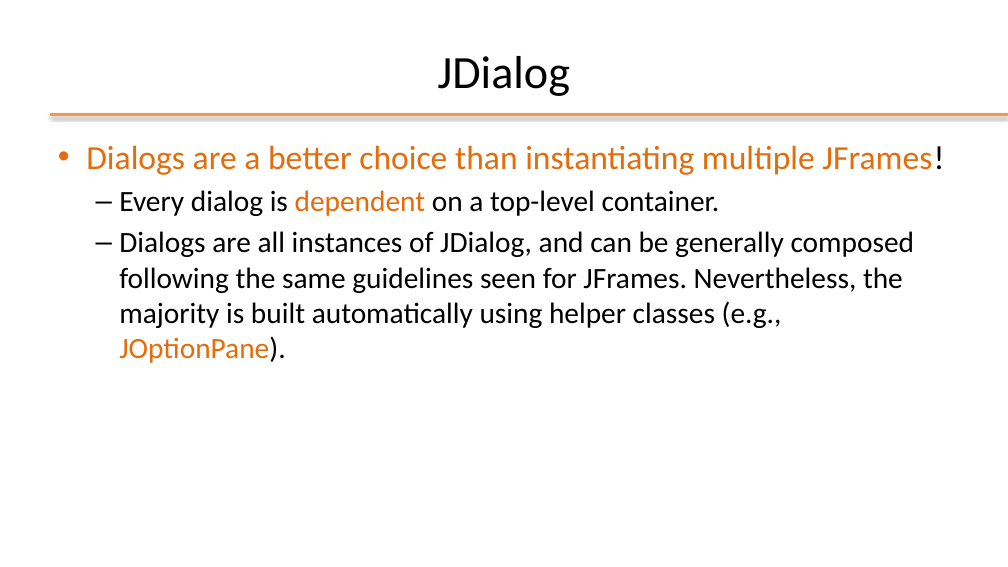
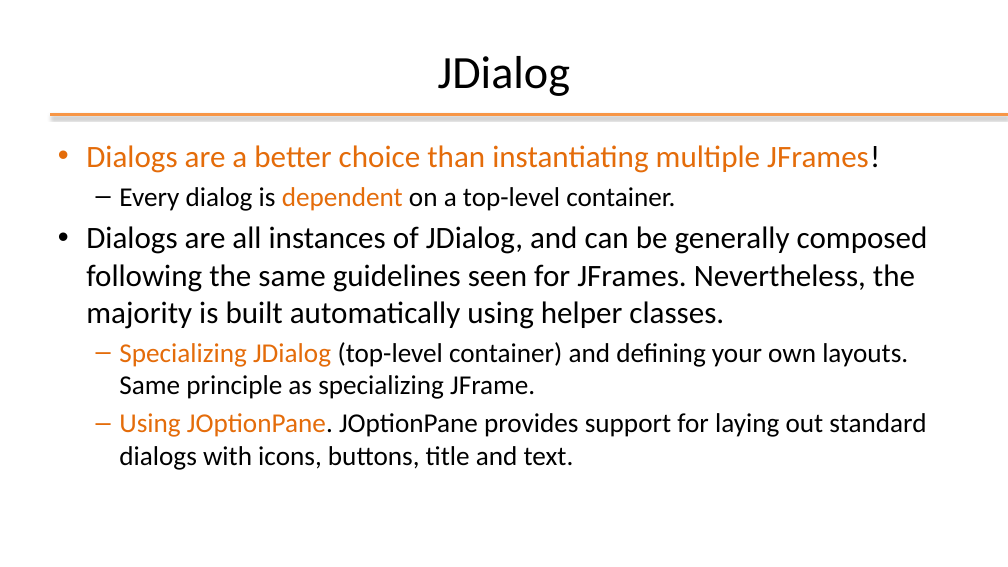
Before and after one commit to plctechnician/ooprogramming, a slide deck: slide 22 of java/slides/ppt/09 - Java Swing Framework.pptx. Drawn at 1008x567 pixels with LibreOffice and Linux fonts; fonts in the diff are those of the drawing; background and template pictures are left out. Boxes give left, top, right and bottom in pixels: in the first picture for what was removed or moved away, otherwise in the second. Text is boxed around its words. In the diff, an @@ line names an element or a change of style, - is before the commit and + after.

```diff
--- a/java/slides/ppt/09 - Java Swing Framework.pptx
+++ b/java/slides/ppt/09 - Java Swing Framework.pptx
@@ text at (x1=86, y1=145, x2=880, y2=211): size 32 to 29.6 pt in "Dialogs are a better choice than instantiating ..."; size 28 to 25.9 pt in "Every dialog is dependent on a top-level ..." @@
@@ text at (x1=86, y1=226, x2=928, y2=470): text changed; size 28 to 25.9 pt @@
-  – Dialogs are all instances of JDialog, and can be generally composed following the same guidelines seen for JFrames. Nevertheless, the majority is built automatically using helper classes (e.g., JOptionPane).
+• Dialogs are all instances of JDialog, and can be generally composed following the same guidelines seen for JFrames. Nevertheless, the majority is built automatically using helper classes.
+  – Specializing JDialog (top-level container) and defining your own layouts. Same principle as specializing JFrame.
+  – Using JOptionPane. JOptionPane provides support for laying out standard dialogs with icons, buttons, title and text.
```
Also in this commit, not shown: 3 other slides changed, 2 slides removed, 1 other file.
